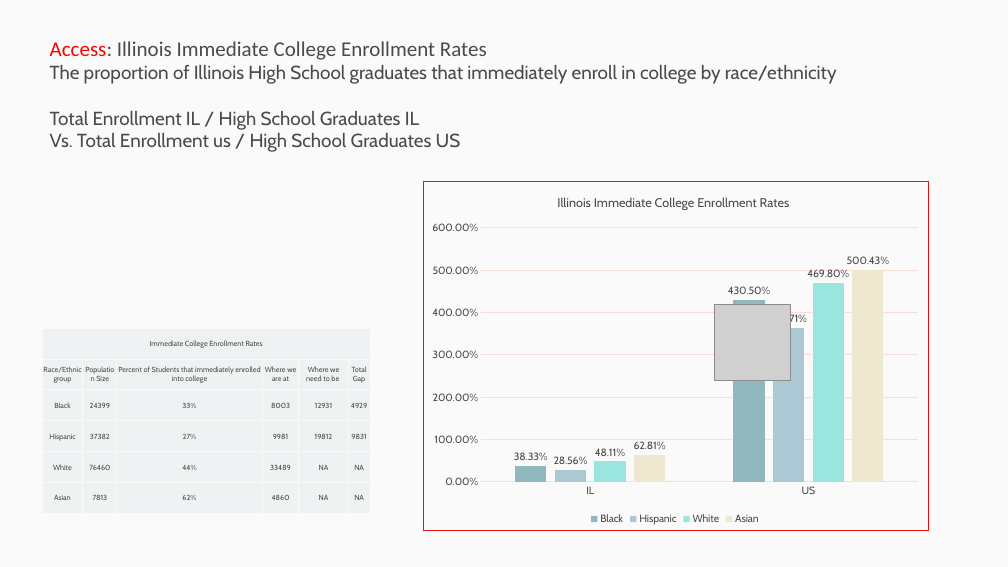
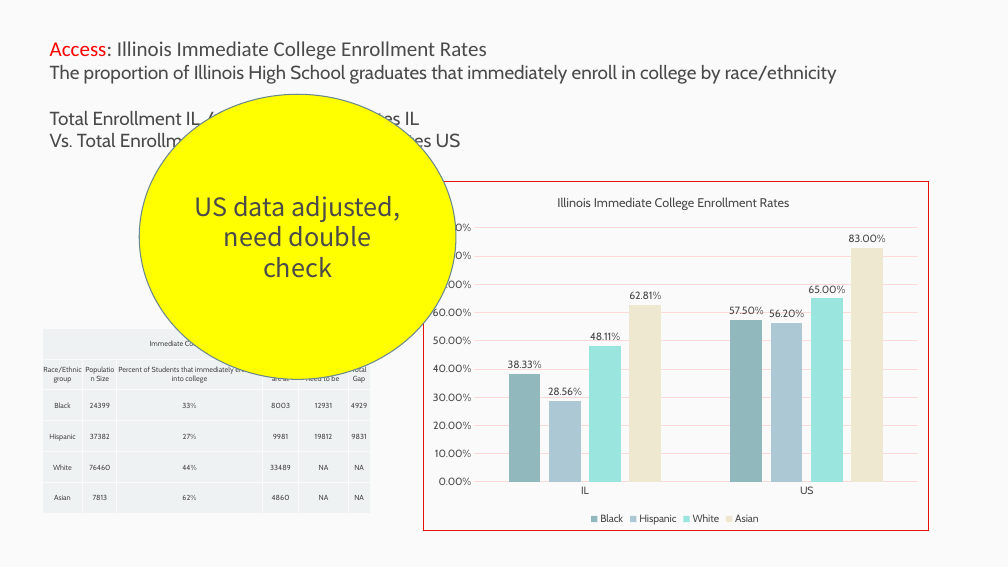
Before and after one commit to p33chicago/P33-DEI-dashboard-project, a slide deck: slide 27 of docs/Deep diving plots.pptx. Drawn at 1008x567 pixels with LibreOffice and Linux fonts; fonts in the diff are those of the drawing; grey boxes stand for pictures. Boxes give left, top, right and bottom in pixels: in the first picture for what was removed or moved away, otherwise in the second. Text is boxed around its words. In the diff, an @@ line names an element or a change of style, - is before the commit and + after.

```diff
--- a/docs/Deep diving plots.pptx
+++ b/docs/Deep diving plots.pptx
@@ ellipse added at (139,95,456,380), fill #FFFF00, outline #6B888C 1 pt, 24 pt, text #4A4A4A @@
+US data adjusted, need double check
@@ column chart at (422,181,928,529) @@
@@ Black, US: 4.305 to 0.575 @@
@@ Hispanic, US: 3.6371 to 0.562 @@
@@ White, US: 4.698 to 0.65 @@
@@ Asian, US: 5.0043 to 0.83 @@
@@ picture removed at (715,305,790,380) @@
```
Also in this commit, not shown: 4 other slides changed, 1 other file.
